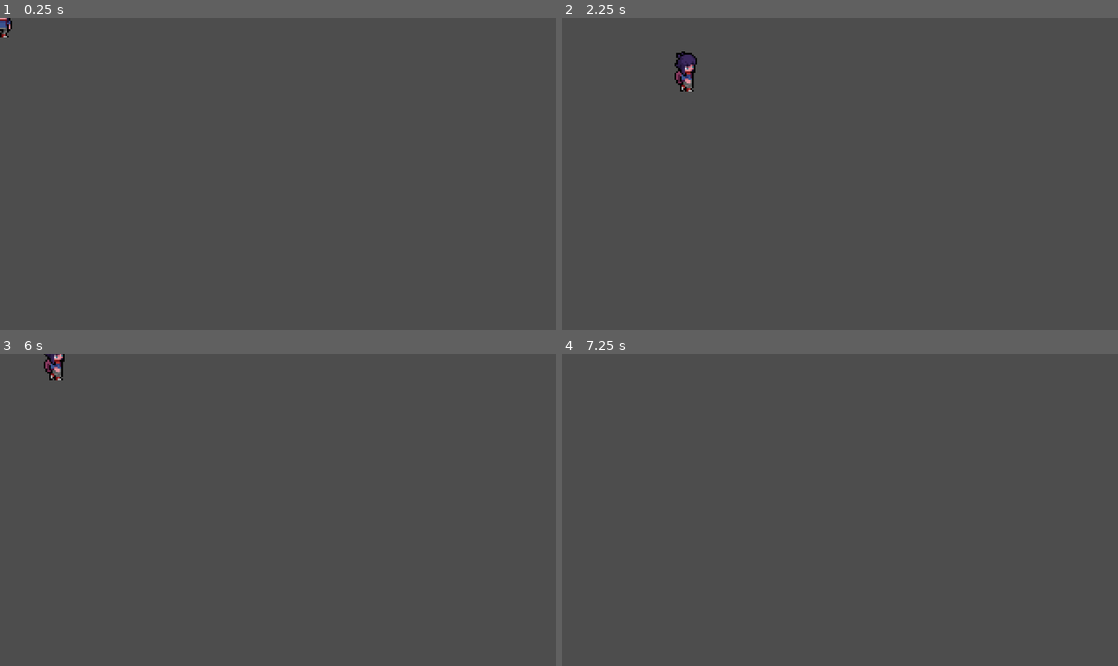
Above: before the commit, frames 1-4 (two rows, left to right).
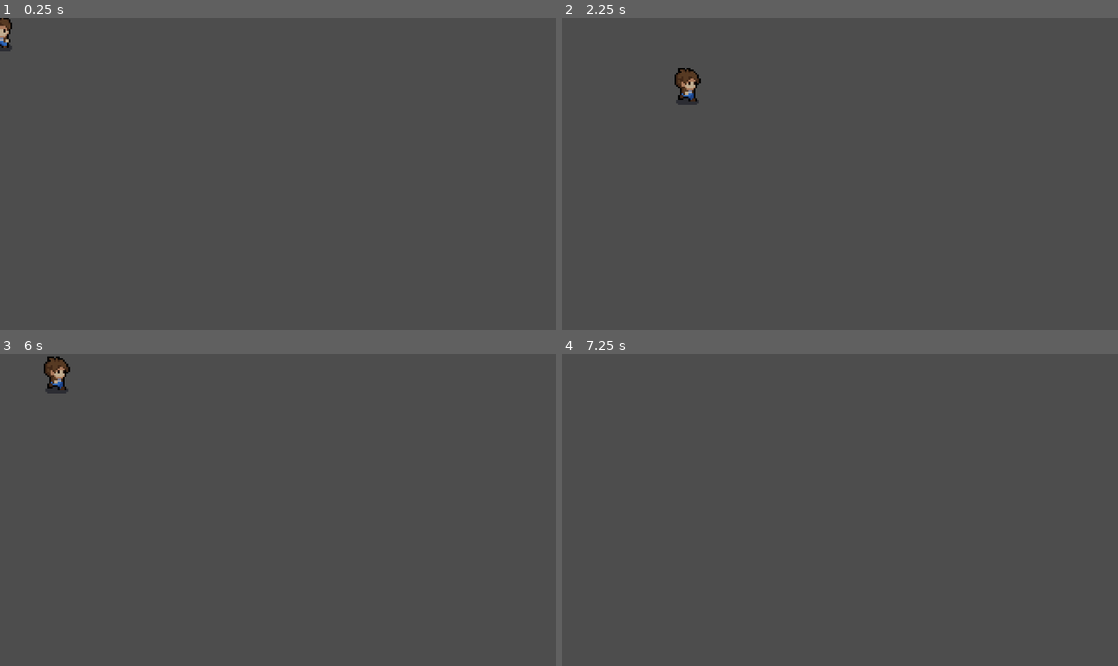
Above: after the commit, the same moments.

Repository: GLHFranco322/ChailOnMyMind
Game: Godot game, scene res://Scenes/jugador.tscn
Two runs of this game, one before a commit and one after it. Both use one fixed random seed, a clock stepped at 60 frames per second and the inputs below.
Inputs:
- Up to frame 1 (0.25 s): no input
- Up to frame 2 (2.25 s): hold Right (Walk_right) 0.53-1.28 s; tap Space (Jump) at 0.77, 1.52 s; hold Down (Walk_down) 1.28-2.03 s; hold Right (Walk_right) from 2.03 s (still down)
- Up to frame 3 (6 s): release Right (Walk_right) at 2.78 s; hold Up (Walk_up) 2.78-3.53 s; tap Space (Jump) at 3.02, 3.77, 4.52, 5 s; hold Left (Walk_left) 3.53-5.03 s; tap Enter at 4.25 s; hold Down (Walk_down) 5.03-5.78 s; hold Right (Walk_right) from 5.78 s (still down)
- Up to frame 4 (7.25 s): tap Space (Jump) at 6.02, 6.77 s; release Right (Walk_right) at 6.53 s; hold Up (Walk_up) from 6.53 s (still down)

The runs differ from the first frame. In frame 1, 0.2% of the frame differs, in the area x 0-3%, y 0-11%; in frame 2, 0.6%, in the area x 20-25%, y 10-28%; in frame 3, 0.4%; in frame 4, nothing differs.

Commit message:
cambiando prota

Diff:
--- a/Scenes/jugador.tscn
+++ b/Scenes/jugador.tscn
@@ -1,8 +1,8 @@
 [gd_scene format=3 uid="uid://bhrf0y5syfgyj"]
 
-[ext_resource type="Texture2D" uid="uid://d0aex76uu3aa1" path="res://Top-Down_Retro_Interior/The Male adventurer - Free/Idle/idle_down.png" id="1_cvhml"]
 [ext_resource type="Script" uid="uid://5g6hdpemcvlq" path="res://Scenes/jugador.gd" id="1_hcpjn"]
 [ext_resource type="Texture2D" uid="uid://cqnbugpix5aaf" path="res://Top-Down_Retro_Interior/The Male adventurer - Free/Idle/idle_left_down.png" id="2_btb33"]
+[ext_resource type="Texture2D" uid="uid://dc6apsugvr78u" path="res://Top-Down_Retro_Interior/mystic_woods_free_2.2/sprites/characters/player.png" id="2_yy7ku"]
 [ext_resource type="Texture2D" uid="uid://bn33l04biw6i4" path="res://Top-Down_Retro_Interior/The Male adventurer - Free/Idle/idle_left_up.png" id="3_qw2bf"]
 [ext_resource type="Texture2D" uid="uid://bo20h2y6142er" path="res://Top-Down_Retro_Interior/The Male adventurer - Free/Idle/idle_right_down.png" id="4_g5h5a"]
 [ext_resource type="Texture2D" uid="uid://cmdalll6lrih8" path="res://Top-Down_Retro_Interior/The Male adventurer - Free/Idle/idle_right_up.png" id="5_o2m60"]
@@ -11,43 +11,34 @@
 [ext_resource type="Texture2D" uid="uid://ditiabgjnf02q" path="res://Top-Down_Retro_Interior/The Male adventurer - Free/Walk/walk_left_down.png" id="8_hcpjn"]
 [ext_resource type="Texture2D" uid="uid://dxgi0cqbekcp2" path="res://Top-Down_Retro_Interior/The Male adventurer - Free/Jump - NEW/Normal/Jump.png" id="8_mb44e"]
 [ext_resource type="Texture2D" uid="uid://ceje152xxynl0" path="res://Top-Down_Retro_Interior/The Male adventurer - Free/Jump - NEW/Normal/Jump_Left_Down.png" id="9_1bknw"]
-[ext_resource type="Texture2D" uid="uid://c758yw22j14lu" path="res://Top-Down_Retro_Interior/The Male adventurer - Free/Walk/walk_right_down.png" id="9_xwd11"]
 [ext_resource type="Texture2D" uid="uid://xjfsnm20vegg" path="res://Top-Down_Retro_Interior/The Male adventurer - Free/Jump - NEW/Normal/Jump_Down.png" id="9_yy7ku"]
 [ext_resource type="Texture2D" uid="uid://djch4c17kedhn" path="res://Top-Down_Retro_Interior/The Male adventurer - Free/Walk/walk_up.png" id="10_bpxwk"]
 [ext_resource type="Texture2D" uid="uid://c5kefxknp8lth" path="res://Top-Down_Retro_Interior/The Male adventurer - Free/Jump - NEW/Normal/Jump_Right_Down.png" id="10_fr03m"]
 [ext_resource type="Texture2D" uid="uid://b87haaew2oma5" path="res://Top-Down_Retro_Interior/The Male adventurer - Free/Jump - NEW/Normal/Jump_Up.png" id="11_fr03m"]
 
-[sub_resource type="AtlasTexture" id="AtlasTexture_xwd11"]
-atlas = ExtResource("1_cvhml")
-region = Rect2(0, 0, 48, 64)
-
-[sub_resource type="AtlasTexture" id="AtlasTexture_bpxwk"]
-atlas = ExtResource("1_cvhml")
-region = Rect2(48, 0, 48, 64)
-
-[sub_resource type="AtlasTexture" id="AtlasTexture_e6m2u"]
-atlas = ExtResource("1_cvhml")
-region = Rect2(96, 0, 48, 64)
-
-[sub_resource type="AtlasTexture" id="AtlasTexture_pn0r8"]
-atlas = ExtResource("1_cvhml")
-region = Rect2(144, 0, 48, 64)
-
-[sub_resource type="AtlasTexture" id="AtlasTexture_75jh1"]
-atlas = ExtResource("1_cvhml")
-region = Rect2(192, 0, 48, 64)
-
-[sub_resource type="AtlasTexture" id="AtlasTexture_j66dm"]
-atlas = ExtResource("1_cvhml")
-region = Rect2(240, 0, 48, 64)
-
-[sub_resource type="AtlasTexture" id="AtlasTexture_e7qlc"]
-atlas = ExtResource("1_cvhml")
-region = Rect2(288, 0, 48, 64)
-
-[sub_resource type="AtlasTexture" id="AtlasTexture_1xqlm"]
-atlas = ExtResource("1_cvhml")
-region = Rect2(336, 0, 48, 64)
+[sub_resource type="AtlasTexture" id="AtlasTexture_dblgq"]
+atlas = ExtResource("2_yy7ku")
+region = Rect2(0, 0, 48, 48)
+
+[sub_resource type="AtlasTexture" id="AtlasTexture_3f2rx"]
+atlas = ExtResource("2_yy7ku")
+region = Rect2(48, 0, 48, 48)
+
+[sub_resource type="AtlasTexture" id="AtlasTexture_shs2g"]
+atlas = ExtResource("2_yy7ku")
+region = Rect2(96, 0, 48, 48)
+
+[sub_resource type="AtlasTexture" id="AtlasTexture_jl80q"]
+atlas = ExtResource("2_yy7ku")
+region = Rect2(144, 0, 48, 48)
+
+[sub_resource type="AtlasTexture" id="AtlasTexture_k135o"]
+atlas = ExtResource("2_yy7ku")
+region = Rect2(192, 0, 48, 48)
+
+[sub_resource type="AtlasTexture" id="AtlasTexture_qpt21"]
+atlas = ExtResource("2_yy7ku")
+region = Rect2(240, 0, 48, 48)
 
 [sub_resource type="AtlasTexture" id="AtlasTexture_hns4q"]
 atlas = ExtResource("2_btb33")
@@ -433,37 +424,29 @@
 atlas = ExtResource("8_hcpjn")
 region = Rect2(336, 0, 48, 64)
 
-[sub_resource type="AtlasTexture" id="AtlasTexture_cfcrr"]
-atlas = ExtResource("9_xwd11")
-region = Rect2(0, 0, 48, 64)
-
-[sub_resource type="AtlasTexture" id="AtlasTexture_38fk1"]
-atlas = ExtResource("9_xwd11")
-region = Rect2(48, 0, 48, 64)
-
-[sub_resource type="AtlasTexture" id="AtlasTexture_60yu0"]
-atlas = ExtResource("9_xwd11")
-region = Rect2(96, 0, 48, 64)
-
-[sub_resource type="AtlasTexture" id="AtlasTexture_88mb5"]
-atlas = ExtResource("9_xwd11")
-region = Rect2(144, 0, 48, 64)
-
-[sub_resource type="AtlasTexture" id="AtlasTexture_wgvmk"]
-atlas = ExtResource("9_xwd11")
-region = Rect2(192, 0, 48, 64)
-
-[sub_resource type="AtlasTexture" id="AtlasTexture_xjkvy"]
-atlas = ExtResource("9_xwd11")
-region = Rect2(240, 0, 48, 64)
-
-[sub_resource type="AtlasTexture" id="AtlasTexture_lfd7p"]
-atlas = ExtResource("9_xwd11")
-region = Rect2(288, 0, 48, 64)
-
-[sub_resource type="AtlasTexture" id="AtlasTexture_tgeg8"]
-atlas = ExtResource("9_xwd11")
-region = Rect2(336, 0, 48, 64)
+[sub_resource type="AtlasTexture" id="AtlasTexture_isem0"]
+atlas = ExtResource("2_yy7ku")
+region = Rect2(0, 192, 48, 48)
+
+[sub_resource type="AtlasTexture" id="AtlasTexture_6d2xq"]
+atlas = ExtResource("2_yy7ku")
+region = Rect2(48, 192, 48, 48)
+
+[sub_resource type="AtlasTexture" id="AtlasTexture_kjnf5"]
+atlas = ExtResource("2_yy7ku")
+region = Rect2(96, 192, 48, 48)
+
+[sub_resource type="AtlasTexture" id="AtlasTexture_253l8"]
+atlas = ExtResource("2_yy7ku")
+region = Rect2(144, 192, 48, 48)
+
+[sub_resource type="AtlasTexture" id="AtlasTexture_lwp1v"]
+atlas = ExtResource("2_yy7ku")
+region = Rect2(192, 192, 48, 48)
+
+[sub_resource type="AtlasTexture" id="AtlasTexture_aioef"]
+atlas = ExtResource("2_yy7ku")
+region = Rect2(240, 192, 48, 48)
 
 [sub_resource type="AtlasTexture" id="AtlasTexture_cxh6v"]
 atlas = ExtResource("10_bpxwk")
@@ -501,28 +484,22 @@
 animations = [{
 "frames": [{
 "duration": 1.0,
-"texture": SubResource("AtlasTexture_xwd11")
-}, {
-"duration": 1.0,
-"texture": SubResource("AtlasTexture_bpxwk")
-}, {
-"duration": 1.0,
-"texture": SubResource("AtlasTexture_e6m2u")
-}, {
-"duration": 1.0,
-"texture": SubResource("AtlasTexture_pn0r8")
-}, {
-"duration": 1.0,
-"texture": SubResource("AtlasTexture_75jh1")
-}, {
-"duration": 1.0,
-"texture": SubResource("AtlasTexture_j66dm")
-}, {
-"duration": 1.0,
-"texture": SubResource("AtlasTexture_e7qlc")
-}, {
-"duration": 1.0,
-"texture": SubResource("AtlasTexture_1xqlm")
+"texture": SubResource("AtlasTexture_dblgq")
+}, {
+"duration": 1.0,
+"texture": SubResource("AtlasTexture_3f2rx")
+}, {
+"duration": 1.0,
+"texture": SubResource("AtlasTexture_shs2g")
+}, {
+"duration": 1.0,
+"texture": SubResource("AtlasTexture_jl80q")
+}, {
+"duration": 1.0,
+"texture": SubResource("AtlasTexture_k135o")
+}, {
+"duration": 1.0,
+"texture": SubResource("AtlasTexture_qpt21")
 }],
 "loop": true,
 "name": &"Idle",
@@ -878,28 +855,22 @@
 }, {
 "frames": [{
 "duration": 1.0,
-"texture": SubResource("AtlasTexture_cfcrr")
-}, {
-"duration": 1.0,
-"texture": SubResource("AtlasTexture_38fk1")
-}, {
-"duration": 1.0,
-"texture": SubResource("AtlasTexture_60yu0")
-}, {
-"duration": 1.0,
-"texture": SubResource("AtlasTexture_88mb5")
-}, {
-"duration": 1.0,
-"texture": SubResource("AtlasTexture_wgvmk")
-}, {
-"duration": 1.0,
-"texture": SubResource("AtlasTexture_xjkvy")
-}, {
-"duration": 1.0,
-"texture": SubResource("AtlasTexture_lfd7p")
-}, {
-"duration": 1.0,
-"texture": SubResource("AtlasTexture_tgeg8")
+"texture": SubResource("AtlasTexture_isem0")
+}, {
+"duration": 1.0,
+"texture": SubResource("AtlasTexture_6d2xq")
+}, {
+"duration": 1.0,
+"texture": SubResource("AtlasTexture_kjnf5")
+}, {
+"duration": 1.0,
+"texture": SubResource("AtlasTexture_253l8")
+}, {
+"duration": 1.0,
+"texture": SubResource("AtlasTexture_lwp1v")
+}, {
+"duration": 1.0,
+"texture": SubResource("AtlasTexture_aioef")
 }],
 "loop": true,
 "name": &"Walk_right",
@@ -936,7 +907,7 @@
 }]
 
 [sub_resource type="RectangleShape2D" id="RectangleShape2D_oua2g"]
-size = Vector2(74, 68)
+size = Vector2(81, 106)
 
 [node name="Jugador" type="CharacterBody2D" unique_id=1547580877]
 scale = Vector2(0.5, 0.5)
@@ -947,9 +918,10 @@
 position = Vector2(2.861023e-06, 2)
 scale = Vector2(3, 2.912)
 sprite_frames = SubResource("SpriteFrames_lbm5c")
-animation = &"Idle"
+animation = &"Walk_left"
+frame_progress = 0.06868945
 
 [node name="CollisionShape2D" type="CollisionShape2D" parent="." unique_id=87059315]
-position = Vector2(3.5, 17)
+position = Vector2(1.75, 26.5)
 scale = Vector2(0.5, 0.5)
 shape = SubResource("RectangleShape2D_oua2g")
Not shown, added: Top-Down_Retro_Interior/mystic_woods_free_2.2/read_me.txt
Not shown, added: Top-Down_Retro_Interior/mystic_woods_free_2.2/sprites/characters/README.txt
Binary file added: Top-Down_Retro_Interior/mystic_woods_free_2.2/sprites/characters/player.png
Not shown, added: Top-Down_Retro_Interior/mystic_woods_free_2.2/sprites/characters/player.png.import
Binary file added: Top-Down_Retro_Interior/mystic_woods_free_2.2/sprites/characters/skeleton.png
Not shown, added: Top-Down_Retro_Interior/mystic_woods_free_2.2/sprites/characters/skeleton.png.import
Binary file added: Top-Down_Retro_Interior/mystic_woods_free_2.2/sprites/characters/skeleton_swordless.png
Not shown, added: Top-Down_Retro_Interior/mystic_woods_free_2.2/sprites/characters/skeleton_swordless.png.import
Binary file added: Top-Down_Retro_Interior/mystic_woods_free_2.2/sprites/characters/slime.png
Not shown, added: Top-Down_Retro_Interior/mystic_woods_free_2.2/sprites/characters/slime.png.import
Binary file added: Top-Down_Retro_Interior/mystic_woods_free_2.2/sprites/objects/chest_01.png
Not shown, added: Top-Down_Retro_Interior/mystic_woods_free_2.2/sprites/objects/chest_01.png.import
(and 65 more such lines)
